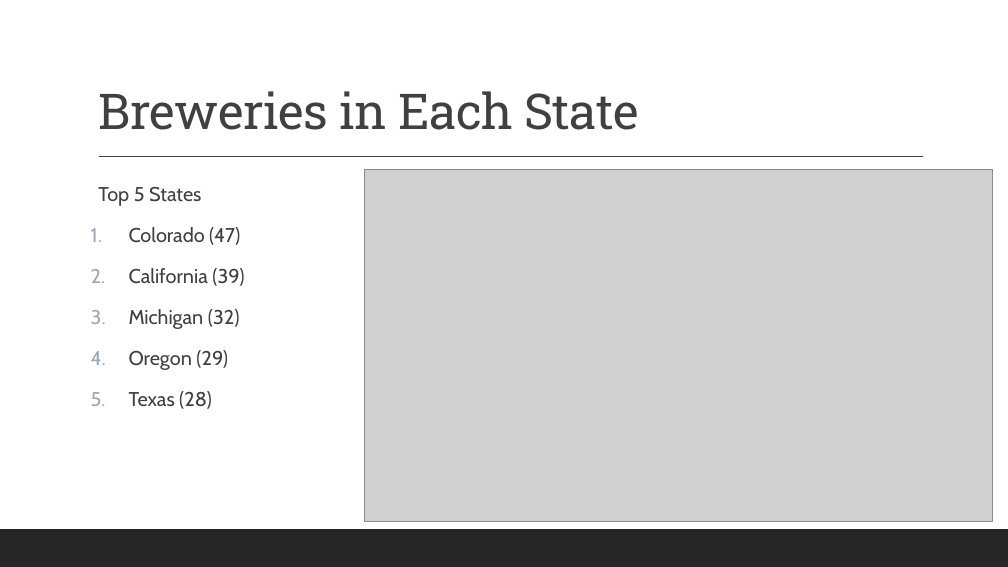
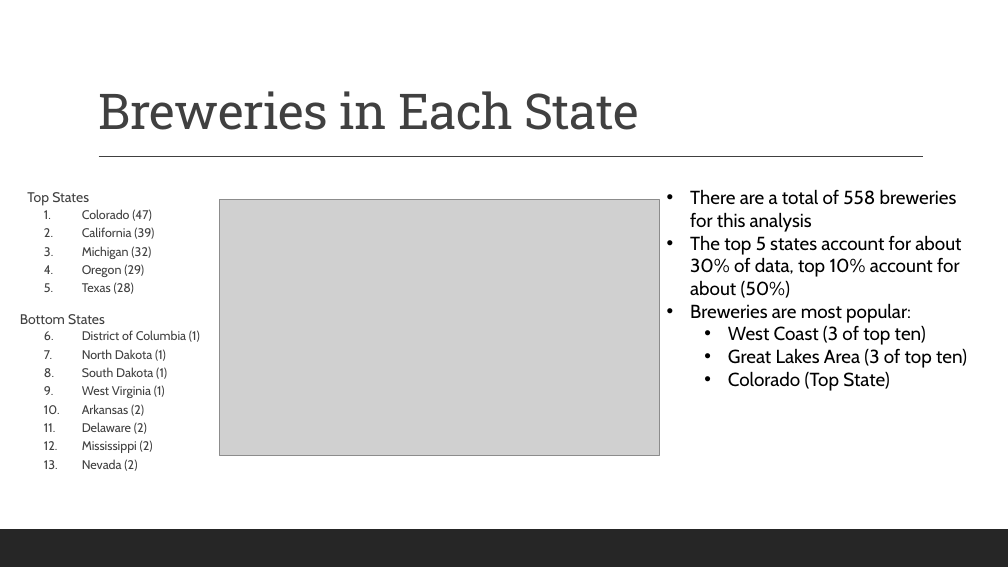
Before and after one commit to RageOfLeviathan/DS6306_CaseStudy01, a slide deck: slide 4 of DS6306_CaseStudy01.pptx. Drawn at 1008x567 pixels with LibreOffice and Linux fonts; fonts in the diff are those of the drawing; grey boxes stand for pictures. Boxes give left, top, right and bottom in pixels: in the first picture for what was removed or moved away, otherwise in the second. Text is boxed around its words. In the diff, an @@ line names an element or a change of style, - is before the commit and + after.

Commit message:
Presentation Insights
Added insights for presentation slides
cleaned up some figures

```diff
--- a/DS6306_CaseStudy01.pptx
+++ b/DS6306_CaseStudy01.pptx
@@ picture removed at [364, 169, 993, 522] @@
@@ text "Top States": place and size @@
-text "Top States" at [98, 187, 244, 409]
+text "Top States" at [20, 192, 200, 471]
@@ text at [27, 192, 89, 206]: text changed; size 19 to 13.3 pt @@
-  Top 5 States
+  Top States
@@ text at [82, 209, 154, 294]: size 19 to 11.9 pt in "Colorado (47)", "California (39)", "Michigan (32)", "Oregon (29)" and 1 more places; list level 1 to 2 in "Colorado (47)"; line spacing 1.1 to 0.8; list level 1 to 2 in "California (39)"; list level 1 to 2 in "Michigan (32)"; list level 1 to 2 in "Oregon (29)"; list level 1 to 2 in "Texas (28)" @@
@@ picture added at [219, 200, 659, 456] @@
@@ text added at [690, 189, 967, 391], 18 pt, text #000000 @@
+• There are a total of 558 breweries for this analysis
+• The top 5 states account for about 30% of data, top 10% account for about (50%)
+• Breweries are most popular:
+  • West Coast (3 of top ten)
+  • Great Lakes Area (3 of top ten)
+  • Colorado (Top State)
@@ text at [20, 314, 200, 471]: paragraphs added @@
+Bottom States
+  1. District of Columbia (1)
+  2. North Dakota (1)
+  3. South Dakota (1)
+  4. West Virginia (1)
+  5. Arkansas (2)
+  6. Delaware (2)
+  7. Mississippi (2)
+  8. Nevada (2)
```
Also in this commit, not shown: 6 other slides changed, 3 other files.
